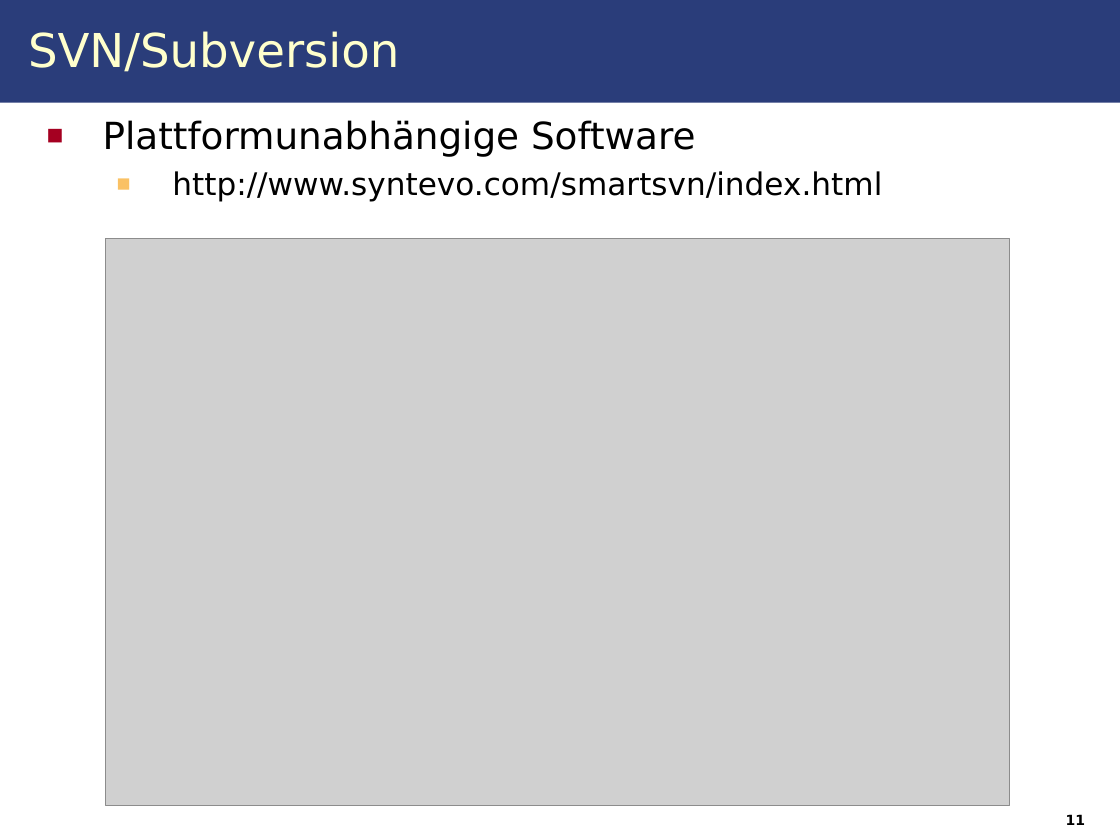
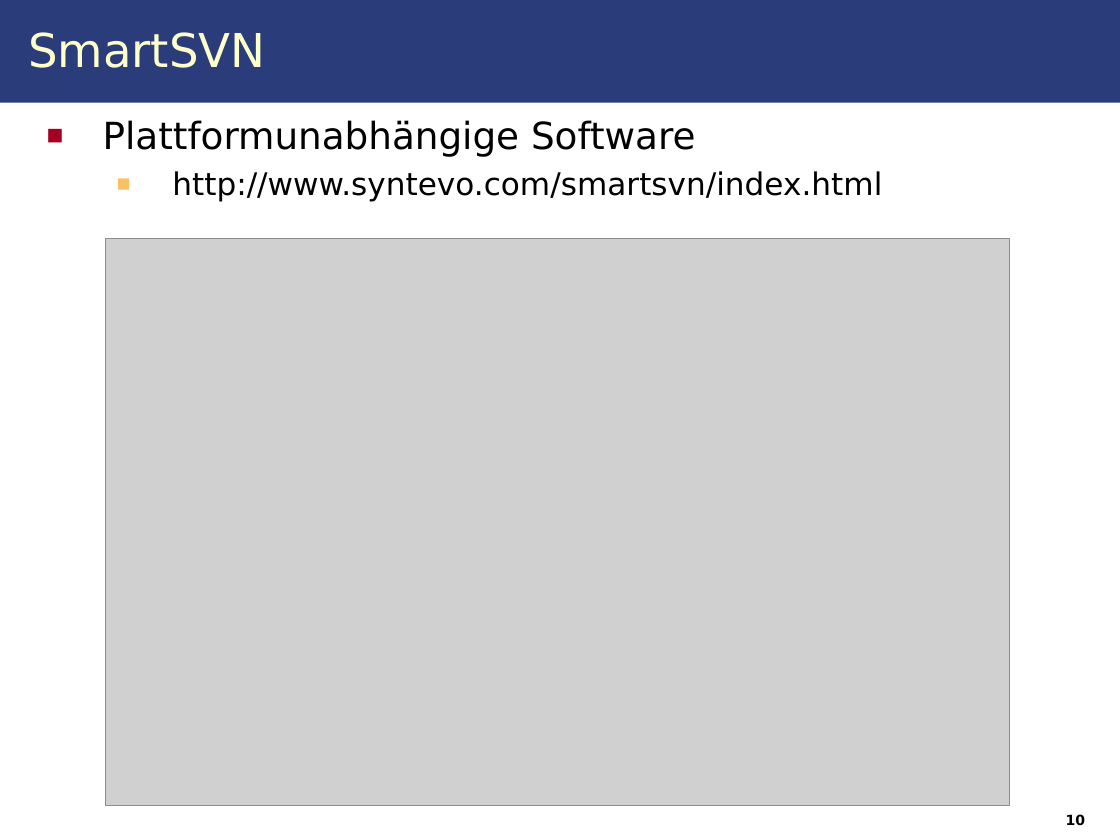
Before and after one commit to IAAS/decidr, a slide deck: slide 10 of seminars/at/Seminar.odp (slide 11 before the commit). Drawn at 1120x840 pixels with LibreOffice and Linux fonts; fonts in the diff are those of the drawing; grey boxes stand for pictures. Boxes give left, top, right and bottom in pixels: in the first picture for what was removed or moved away, otherwise in the second. Text is boxed around its words. In the diff, an @@ line names an element or a change of style, - is before the commit and + after.

```diff
--- a/seminars/at/Seminar.odp
+++ b/seminars/at/Seminar.odp
@@ title at <box>28,32,265,68</box>: text changed @@
-SVN/Subversion
+SmartSVN
@@ page number at <box>1066,814,1085,826</box>: text changed @@
-11
+10
```
Also in this commit, not shown: 11 other slides changed, 4 slides added, 4 slides removed, 1 other file.
